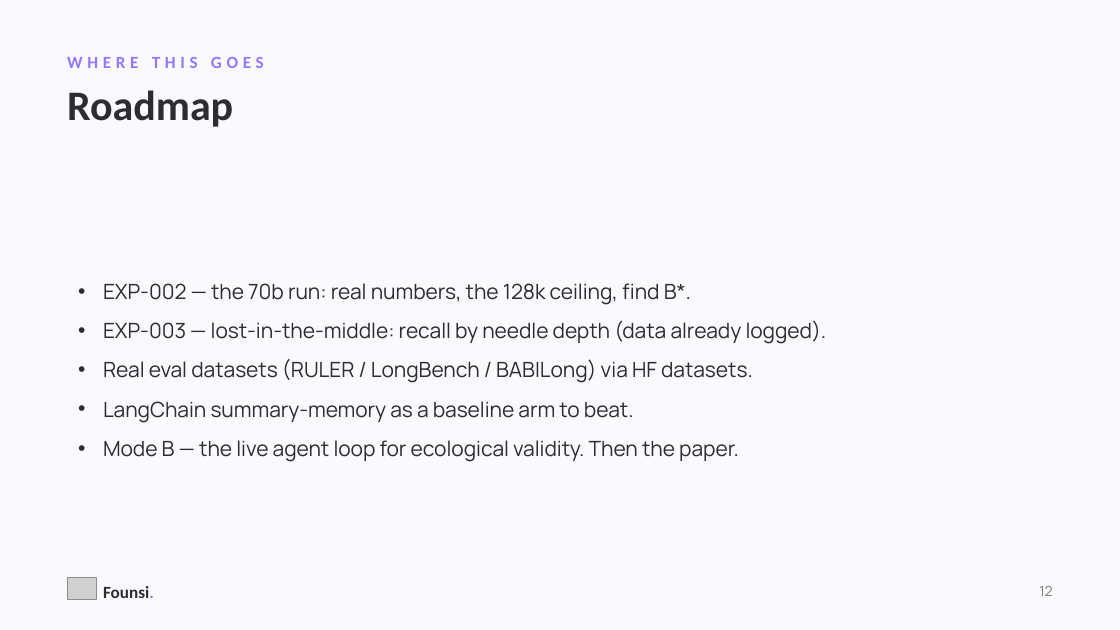
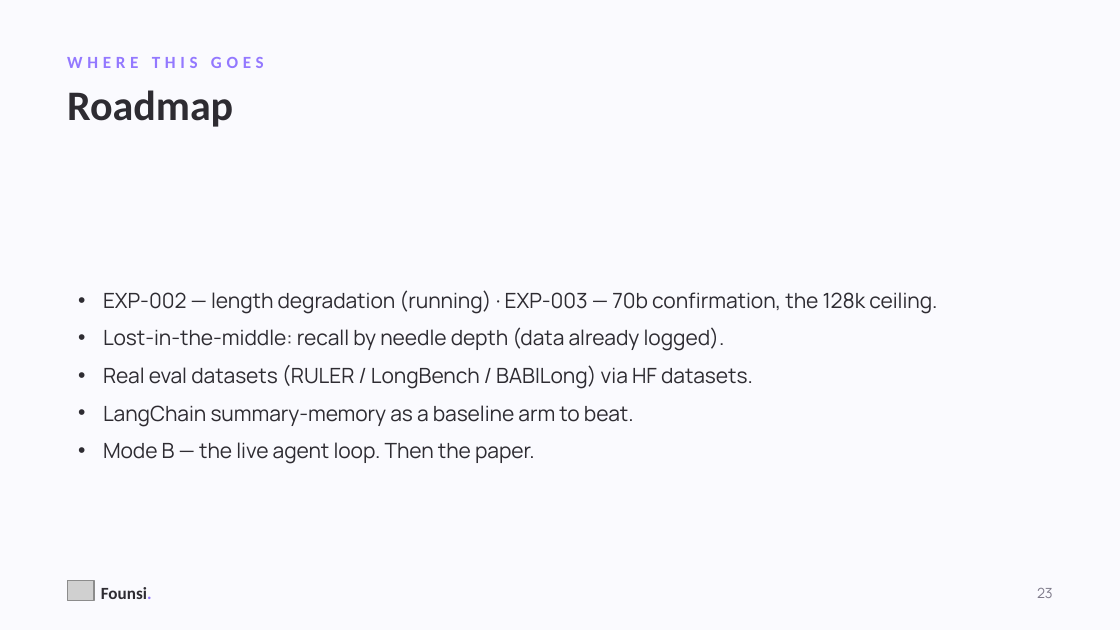
Before and after one commit to kanishkpatel1995/agent-harness, a slide deck: slide 23 of presentation/founsi-context-engineering.pptx (slide 18 before the commit). Drawn at 1120x630 pixels with LibreOffice and Linux fonts; fonts in the diff are those of the drawing; grey boxes stand for pictures. Boxes give left, top, right and bottom in pixels: in the first picture for what was removed or moved away, otherwise in the second. Text is boxed around its words. In the diff, an @@ line names an element or a change of style, - is before the commit and + after.

```diff
--- a/presentation/founsi-context-engineering.pptx
+++ b/presentation/founsi-context-engineering.pptx
@@ text at (103, 290, 937, 351): text changed @@
-• EXP-002 — the 70b run: real numbers, the 128k ceiling, find B*.
-• EXP-003 — lost-in-the-middle: recall by needle depth (data already logged).
+• EXP-002 — length degradation (running) · EXP-003 — 70b confirmation, the 128k ceiling.
+• Lost-in-the-middle: recall by needle depth (data already logged).
@@ text at (103, 365, 753, 427): less space between paragraphs @@
@@ text at (103, 442, 535, 464): text changed @@
-• Mode B — the live agent loop for ecological validity. Then the paper.
+• Mode B — the live agent loop. Then the paper.
@@ text at (1037, 588, 1053, 598): text changed @@
-12
+23
```
Also in this commit, not shown: 13 other slides changed, 11 slides added, 5 slides removed, 7 other files.
